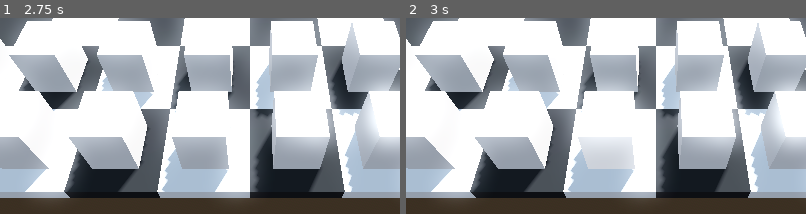
Above: before the commit, frames 1-2 (left to right).
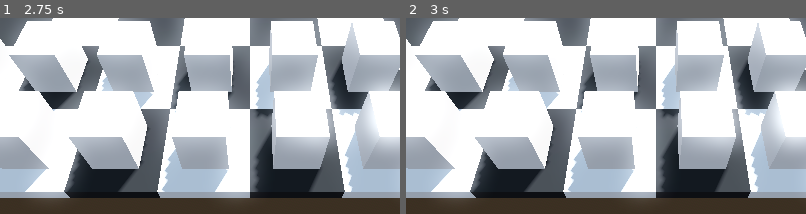
Above: after the commit, the same moments.

Repository: electricmasquerade/duelchess
Game: Godot game, scene res://Board/board.tscn
The game is run twice, just before and just after one commit, with the same random seed, the same clock (stepped at 60 frames per second) and the same inputs.
Inputs (mouse positions are % of the whole screen's width and height, from its top left):
- Up to frame 1 (2.75 s): tap Enter at 0.5, 2 s; move the mouse to (72, 44) at 0.52 s; click (72, 44) at 0.6 s; tap Space at 1.25 s; move the mouse to (30, 56) at 1.27 s; click (30, 56) at 1.35 s; move the mouse to (60, 25) at 2.02 s; click (60, 25) at 2.1 s
- Up to frame 2 (3 s): tap Space at 2.75 s; move the mouse to (45, 73) at 2.77 s; click (45, 73) at 2.85 s
The pictures show only the part of the screen within x 19-69%, y 50-100%; the shares and areas given below are measured in that part.

Frame 1 is identical in both runs. In frame 2, 2.1% of the frame differs, in the area x 43-58%, y 35-78%.

Commit message:
add piece selection logic and highlight management

Diff:
--- a/Board/board.gd
+++ b/Board/board.gd
@@ -3,6 +3,9 @@
 @onready var grid: GridMap = $BoardGrid
 var pieces: Array = []
 var markers: Array = []
+
+var selected_piece: ChessPiece = null
+
 # Called when the node enters the scene tree for the first time.
 func _ready() -> void:
 	# find all pieces, add them to array, give them their grid position
@@ -39,14 +42,18 @@
 
 		var result = space_state.intersect_ray(query)
 		print(result)
-		# check if piece is selected and highlight it
-		if result.size() > 0:
+		# select piece if ray hits one
+		if result and result.has("collider"):
 			var collider = result["collider"]
 			if collider is ChessPiece:
 				var piece: ChessPiece = collider
-				piece.highlighted = true
-				var moves = GameManager.chess_manager.find_legal_moves(piece)
-				highlight_legal_moves(moves)
+				piece.selected = not piece.selected
+				if piece.selected:
+					selected_piece = piece
+				else:
+					selected_piece = null
+
+				piece.piece_focus.emit(piece, piece.selected)
 
 func highlight_legal_moves(moves: Array) -> void:
 	# place markers on the board for each legal move
--- a/Pieces/piece.gd
+++ b/Pieces/piece.gd
@@ -30,6 +30,12 @@
 		else:
 			highlight.visible = false
 
+var selected := false:
+	set(value):
+		if value:
+			highlight.visible = true
+		else:
+			highlight.visible = highlighted
 @onready var highlight: MeshInstance3D = $Highlight
 
 signal piece_focus(piece: ChessPiece, focused: bool)
@@ -51,11 +57,15 @@
 
 
 func _on_mouse_entered() -> void:
+	if selected:
+		return
 	highlighted = true
 	# emit signal to highlight legal moves in board/chess manager
 	piece_focus.emit(self, true)
 
 
 func _on_mouse_exited() -> void:
+	if selected:
+		return
 	highlighted = false
 	piece_focus.emit(self, false)
